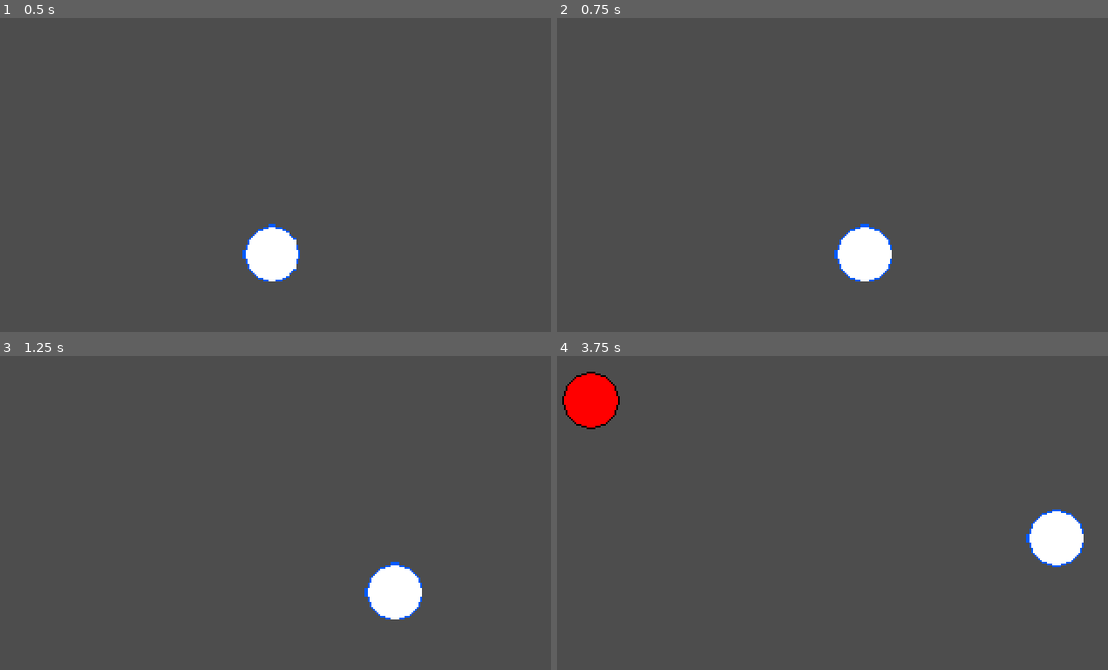
Above: before the commit, frames 1-4 (two rows, left to right).
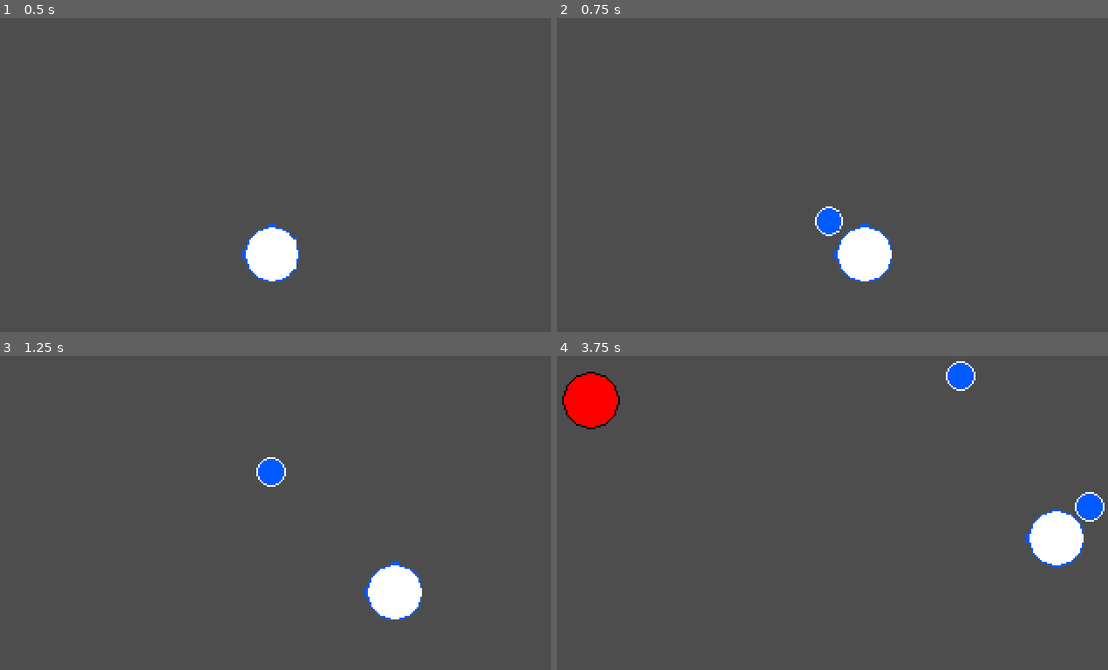
Above: after the commit, the same moments.

Repository: AsMurphy-student/simple-space-shooter
Game: Godot game, scene res://Scenes/Levels/main.tscn
Two runs of this game, one before a commit and one after it. Both use one fixed random seed, a clock stepped at 60 frames per second and the inputs below. Before the commit the project has no main scene; this scene is started directly in both runs.
Inputs:
- Up to frame 1 (0.5 s): no input
- Up to frame 2 (0.75 s): tap Enter at 0.5 s; hold Right (move_right) from 0.53 s (still down); hold Space (fire, bound only after the commit) from 0.53 s (still down)
- Up to frame 3 (1.25 s): keep holding Right (move_right); keep holding Space (fire, bound only after the commit)
- Up to frame 4 (3.75 s): release Right (move_right) at 1.28 s; release Space (fire, bound only after the commit) at 1.28 s; hold Down (move_down) 1.28-2.03 s; tap Space (fire, bound only after the commit) at 1.35, 2.85 s; hold Right (move_right) 2.03-2.78 s; hold Space (fire, bound only after the commit) 2.03-2.78 s; hold Up (move_up) 2.78-3.53 s; hold Left (move_left) from 3.53 s (still down); hold Space (fire, bound only after the commit) from 3.53 s (still down)

Frame 1 is identical in both runs. In frame 2, 0.4% of the frame differs, in the area x 46-52%, y 60-70%; in frame 3, 0.4%; in frame 4, 0.8%, in the area x 70-100%, y 1-53%.

Commit message:
Added player bullet firing and collisions

Diff:
--- a/shooter/Scenes/Levels/main.tscn
+++ b/shooter/Scenes/Levels/main.tscn
@@ -27,5 +27,7 @@
 
 [node name="SpawnLocation" type="PathFollow2D" parent="Path"]
 
+[node name="PlayerBulletContainer" type="Node" parent="."]
+
 [connection signal="hit" from="Player" to="." method="game_over"]
 [connection signal="timeout" from="SpawnTimer" to="." method="enemy_timer_finished"]
--- a/shooter/Scenes/Objects/player.tscn
+++ b/shooter/Scenes/Objects/player.tscn
@@ -1,7 +1,8 @@
-[gd_scene load_steps=4 format=3 uid="uid://b7dfki75p417j"]
+[gd_scene load_steps=5 format=3 uid="uid://b7dfki75p417j"]
 
 [ext_resource type="Script" path="res://Scripts/player.gd" id="1_71yyl"]
 [ext_resource type="Texture2D" uid="uid://boiye37ic7kxx" path="res://Resources/player-png.png" id="1_soalb"]
+[ext_resource type="PackedScene" uid="uid://cg3qbppq52w6i" path="res://Scenes/Objects/player_bullet.tscn" id="2_h8cty"]
 
 [sub_resource type="CircleShape2D" id="CircleShape2D_eiq2a"]
 radius = 16.0312
@@ -9,6 +10,7 @@
 [node name="Player" type="Area2D" groups=["playergroup"]]
 script = ExtResource("1_71yyl")
 speed = 100
+playerbullet_scene = ExtResource("2_h8cty")
 
 [node name="Sprite2D" type="Sprite2D" parent="."]
 texture = ExtResource("1_soalb")
@@ -16,4 +18,7 @@
 [node name="CollisionShape2D" type="CollisionShape2D" parent="."]
 shape = SubResource("CircleShape2D_eiq2a")
 
+[node name="ShootTimer" type="Timer" parent="."]
+
 [connection signal="body_entered" from="." to="." method="_on_body_entered"]
+[connection signal="timeout" from="ShootTimer" to="." method="_on_shoot_timer_timeout"]
--- /dev/null
+++ b/shooter/Scenes/Objects/player_bullet.gd
@@ -0,0 +1,27 @@
+extends Area2D
+
+@export var speed = 100
+
+# Called when the node enters the scene tree for the first time.
+func _ready():
+	pass # Replace with function body.
+
+
+# Called every frame. 'delta' is the elapsed time since the previous frame.
+func _process(delta):
+	if (position.y < 0):
+		queue_free()
+
+	var velocity = Vector2.ZERO
+	velocity.y -= 1
+
+	if velocity.length() > 0:
+		velocity = velocity.normalized() * speed
+
+	position += velocity * delta
+
+
+func _on_body_entered(body):
+	if (body.is_in_group("enemies")):
+		body.queue_free()
+		queue_free()
--- /dev/null
+++ b/shooter/Scenes/Objects/player_bullet.tscn
@@ -0,0 +1,18 @@
+[gd_scene load_steps=4 format=3 uid="uid://cg3qbppq52w6i"]
+
+[ext_resource type="Script" path="res://Scenes/Objects/player_bullet.gd" id="1_iacsi"]
+[ext_resource type="Texture2D" uid="uid://b1fd7s32j1lux" path="res://Resources/player-bullet.png" id="1_kiq58"]
+
+[sub_resource type="CircleShape2D" id="CircleShape2D_7vhim"]
+radius = 8.0
+
+[node name="PlayerBullet" type="Area2D"]
+script = ExtResource("1_iacsi")
+
+[node name="Sprite2D" type="Sprite2D" parent="."]
+texture = ExtResource("1_kiq58")
+
+[node name="CollisionShape2D" type="CollisionShape2D" parent="."]
+shape = SubResource("CircleShape2D_7vhim")
+
+[connection signal="body_entered" from="." to="." method="_on_body_entered"]
--- a/shooter/Scripts/main.gd
+++ b/shooter/Scripts/main.gd
@@ -9,7 +9,7 @@
 
 
 # Called every frame. 'delta' is the elapsed time since the previous frame.
-func _process(delta):
+func _process(_delta):
 	pass
 
 
--- a/shooter/Scripts/player.gd
+++ b/shooter/Scripts/player.gd
@@ -7,10 +7,42 @@
 
 var health = 3
 
+@export var playerbullet_scene: PackedScene
+
+var timer
+
+var onCooldown = false
+
 # Called when the node enters the scene tree for the first time.
 func _ready():
 	screen_size = get_viewport_rect().size
+	timer = get_node("ShootTimer")
 
+func spawnbullet():
+	# Create a new instance of the Mob scene.
+	var bullet = playerbullet_scene.instantiate()
+
+	# Set the mob's direction perpendicular to the path direction.
+	# var direction = -PI / 2
+
+	# var direction = Vector2.DOWN
+
+	# Set the mob's position to a random location.
+	bullet.position = position
+
+	# Add some randomness to the direction.
+	# direction += randf_range(-PI / 4, PI / 4)
+	# bullet.rotation = direction
+
+	# Choose the velocity for the mob.
+	# var velocity = Vector2(50.0, 0.0)
+	# bullet.velocity = velocity.rotated(direction)
+
+	bullet.add_to_group("playerbullets")
+
+	# Spawn the mob by adding it to the Main scene.
+	# add_child(bullet)
+	get_node("../PlayerBulletContainer").add_child(bullet)
 
 # Called every frame. 'delta' is the elapsed time since the previous frame.
 func _process(delta):
@@ -23,6 +55,14 @@
 		velocity.y += 1
 	if Input.is_action_pressed("move_up"):
 		velocity.y -= 1
+	if Input.is_action_pressed("fire"):
+		if (!onCooldown):
+			spawnbullet()
+			onCooldown = true
+			timer.start()
+
+
+
 
 	if velocity.length() > 0:
 		velocity = velocity.normalized() * speed
@@ -54,3 +94,7 @@
 	position = pos
 	show()
 	$CollisionShape2D.disabled = false
+
+
+func _on_shoot_timer_timeout():
+	onCooldown = false
--- a/shooter/project.godot
+++ b/shooter/project.godot
@@ -11,8 +11,8 @@
 [application]
 
 config/name="Simple-space-shooter"
+run/main_scene="res://Scenes/Levels/main.tscn"
 config/features=PackedStringArray("4.2", "GL Compatibility")
-config/icon="res://Resources/icon.svg"
 
 [display]
 
@@ -46,6 +46,11 @@
 , Object(InputEventKey,"resource_local_to_scene":false,"resource_name":"","device":-1,"window_id":0,"alt_pressed":false,"shift_pressed":false,"ctrl_pressed":false,"meta_pressed":false,"pressed":false,"keycode":0,"physical_keycode":83,"key_label":0,"unicode":115,"echo":false,"script":null)
 ]
 }
+fire={
+"deadzone": 0.5,
+"events": [Object(InputEventKey,"resource_local_to_scene":false,"resource_name":"","device":-1,"window_id":0,"alt_pressed":false,"shift_pressed":false,"ctrl_pressed":false,"meta_pressed":false,"pressed":false,"keycode":0,"physical_keycode":32,"key_label":0,"unicode":32,"echo":false,"script":null)
+]
+}
 
 [rendering]
 
